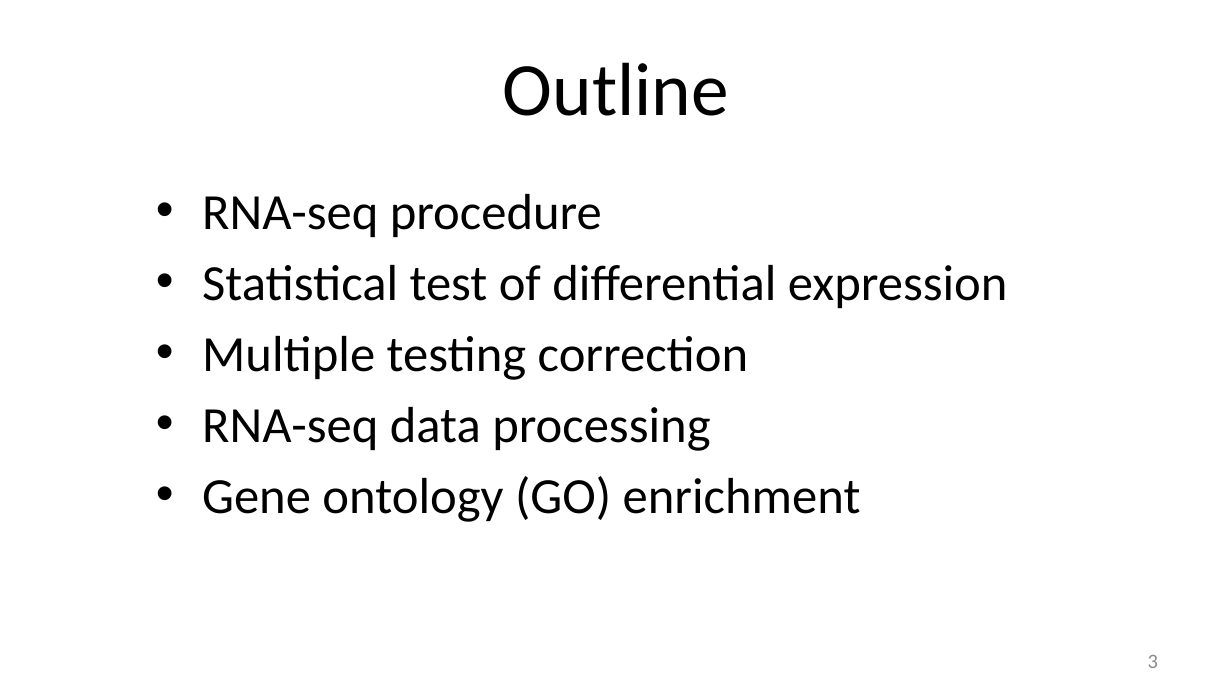
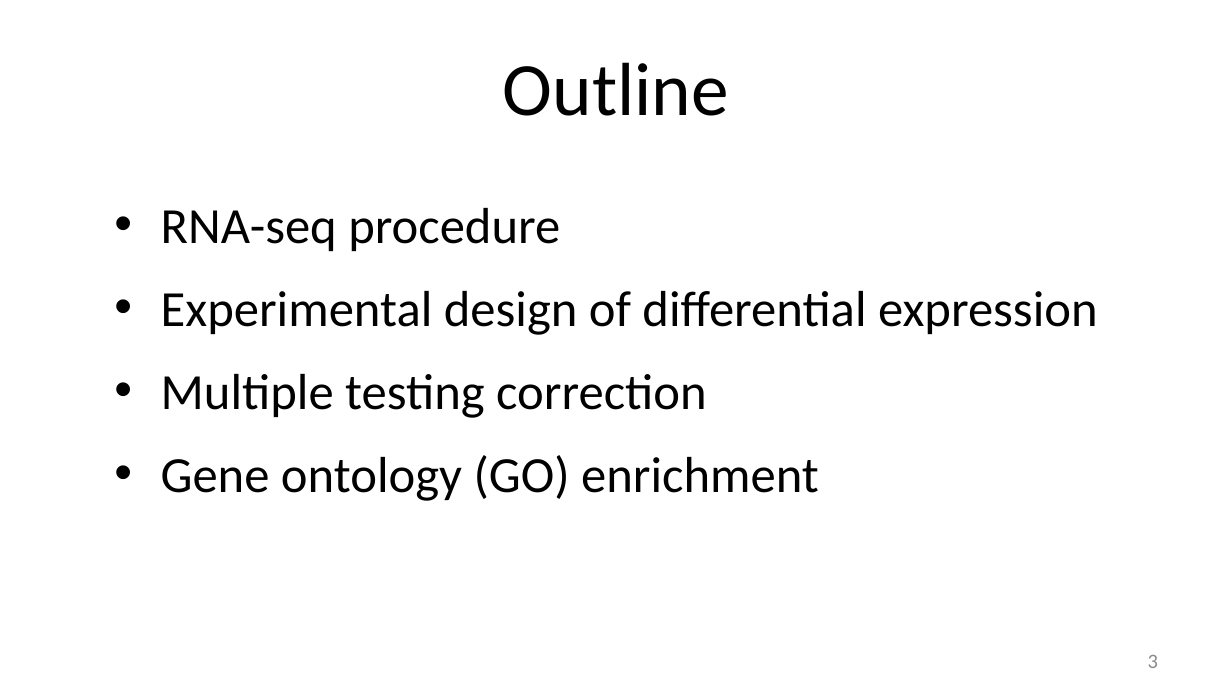
Before and after one commit to liu3zhenlab/teaching, a slide deck: slide 3 of RNA-Seq-Workshop/2026/lectures/IGF26_RNA-seq.pptx. Drawn at 1232x693 pixels with LibreOffice and Linux fonts; fonts in the diff are those of the drawing. Boxes give left, top, right and bottom in pixels: in the first picture for what was removed or moved away, otherwise in the second. Text is boxed around its words. In the diff, an @@ line names an element or a change of style, - is before the commit and + after.

```diff
--- a/RNA-Seq-Workshop/2026/lectures/IGF26_RNA-seq.pptx
+++ b/RNA-Seq-Workshop/2026/lectures/IGF26_RNA-seq.pptx
@@ text "RNA-seq procedure": place and size @@
-text "RNA-seq procedure" at [202, 194, 1008, 522]
+text "RNA-seq procedure" at [161, 208, 1098, 501]
@@ text at [161, 208, 819, 501]: line spacing 1 to 1.2 @@
@@ text at [161, 291, 1098, 335]: text changed @@
-• Statistical test of differential expression
+• Experimental design of differential expression
@@ text at [202, 407, 710, 451]: paragraph removed @@
-• RNA-seq data processing
```
Also in this commit, not shown: 17 other slides changed, 1 slide removed.
